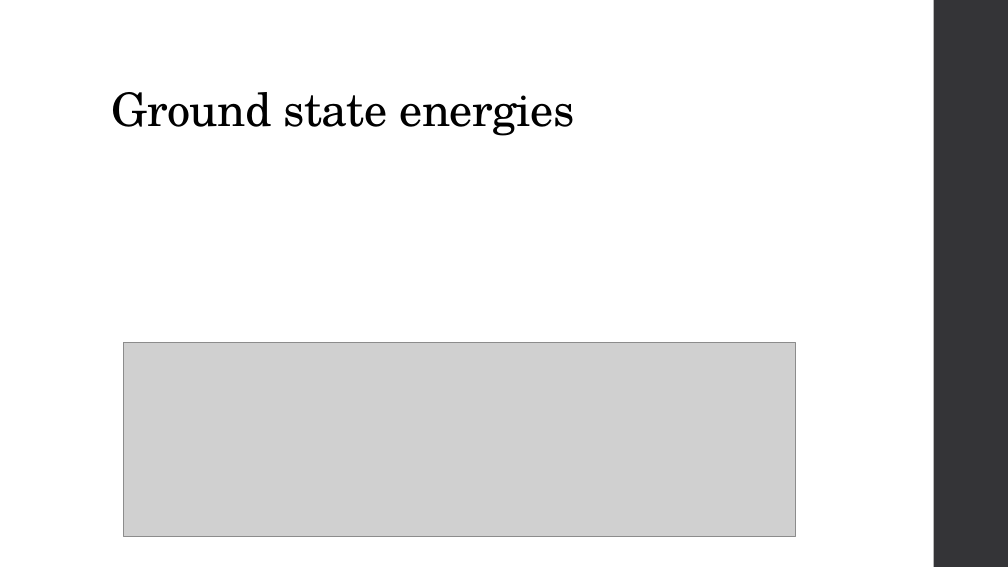
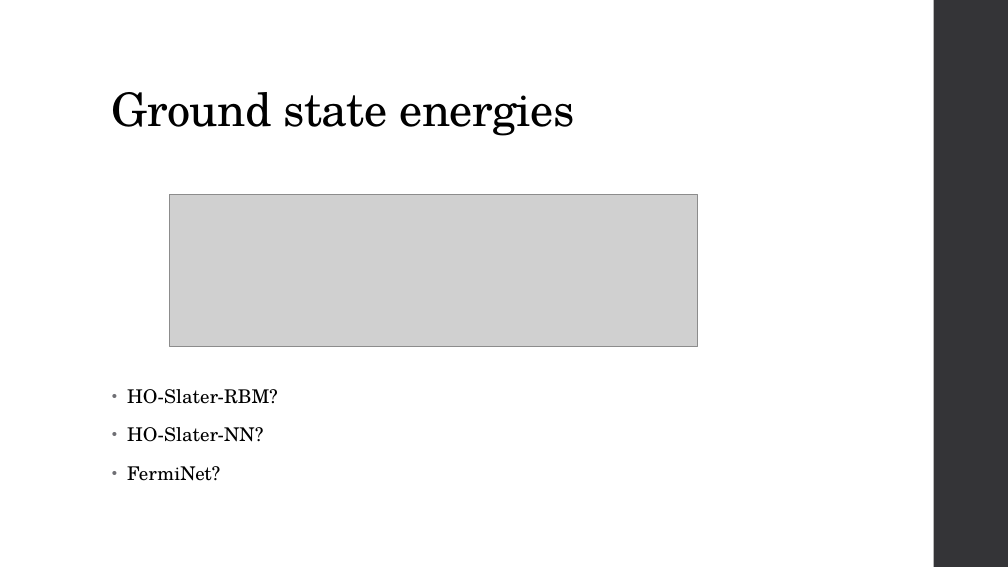
Before and after one commit to KarlHenrik/ComputationalPhysicsMaster, a slide deck: slide 17 of Thesis/Thesis Presentation.pptx. Drawn at 1008x567 pixels with LibreOffice and Linux fonts; fonts in the diff are those of the drawing; grey boxes stand for pictures. Boxes give left, top, right and bottom in pixels: in the first picture for what was removed or moved away, otherwise in the second. Text is boxed around its words. In the diff, an @@ line names an element or a change of style, - is before the commit and + after.

```diff
--- a/Thesis/Thesis Presentation.pptx
+++ b/Thesis/Thesis Presentation.pptx
@@ picture: place and size @@
-picture at (123,343,796,537)
+picture at (169,194,697,347)
@@ text added at (127,389,278,481), 18 pt, text #000000 @@
+• HO-Slater-RBM?
+• HO-Slater-NN?
+• FermiNet?
```
Also in this commit, not shown: 9 other slides changed, 1 slide added.
